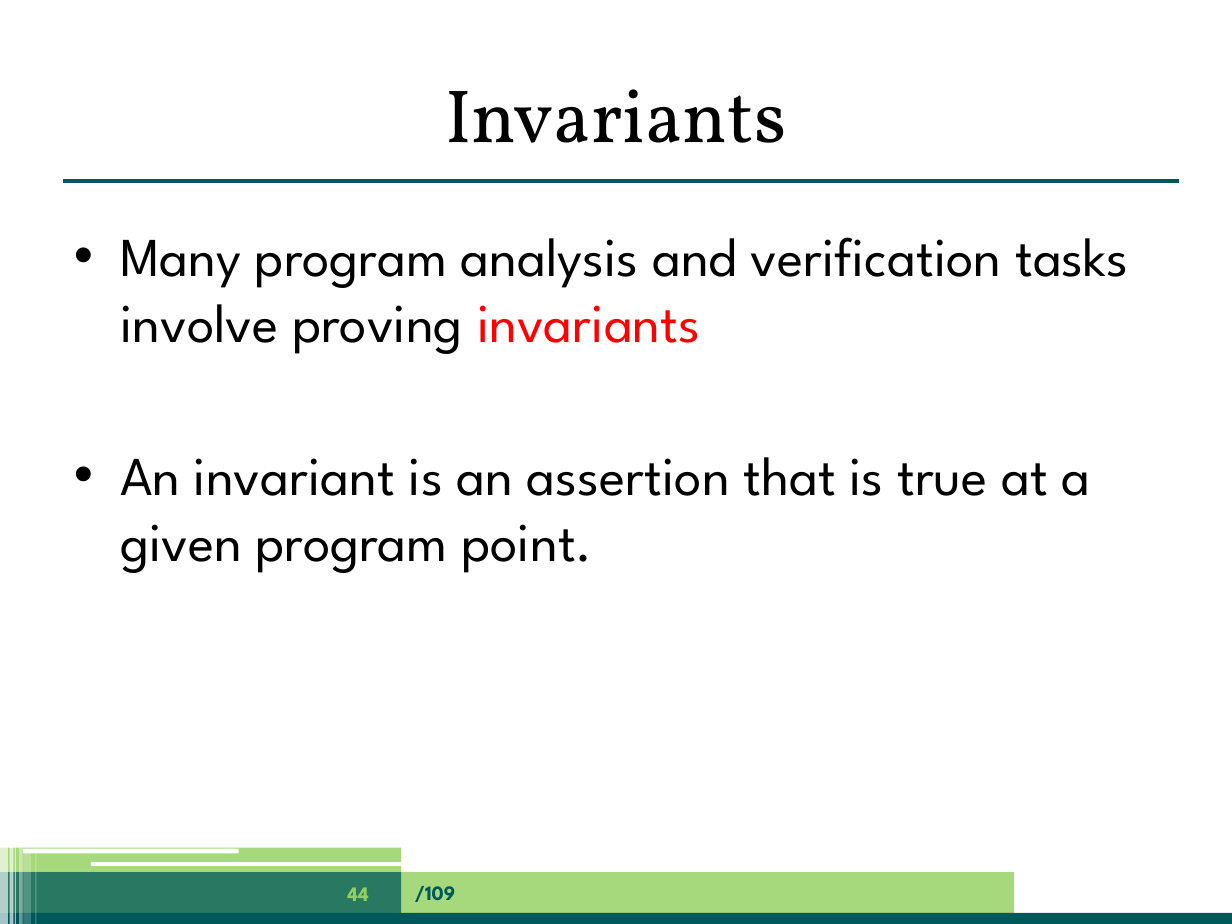
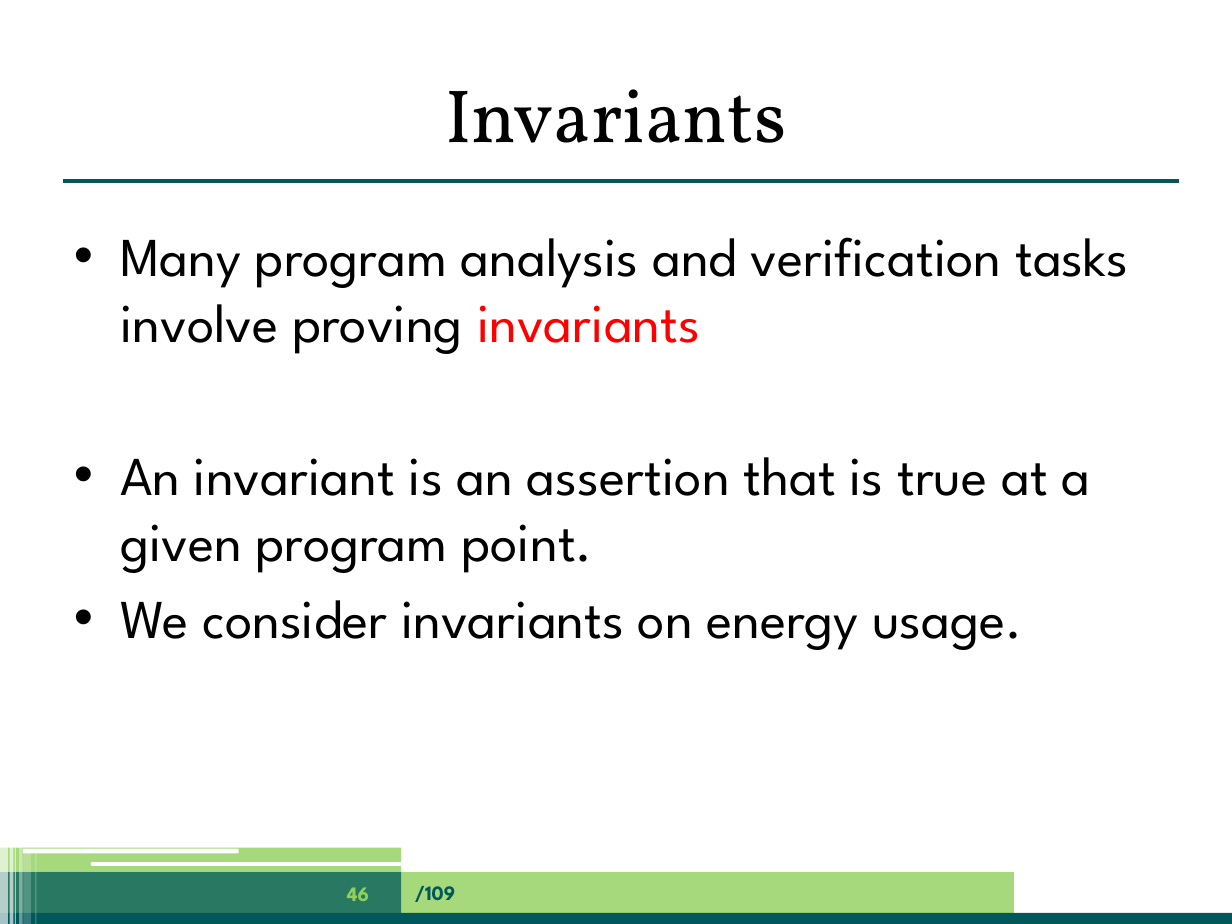
Before and after one commit to jpgallagher/ict-e-summerschool-aalborg, a slide deck: slide 46 of summerschool-aalborg-jpg.pptx (slide 44 before the commit). Drawn at 1232x924 pixels with LibreOffice and Linux fonts; fonts in the diff are those of the drawing. Boxes give left, top, right and bottom in pixels: in the first picture for what was removed or moved away, otherwise in the second. Text is boxed around its words. In the diff, an @@ line names an element or a change of style, - is before the commit and + after.

```diff
--- a/summerschool-aalborg-jpg.pptx
+++ b/summerschool-aalborg-jpg.pptx
@@ text at [120, 600, 1022, 650]: paragraph added @@
+• We consider invariants on energy usage.
@@ page number at [347, 887, 369, 901]: text changed @@
-44
+46
```
Also in this commit, not shown: 14 other slides changed, 2 slides added.
